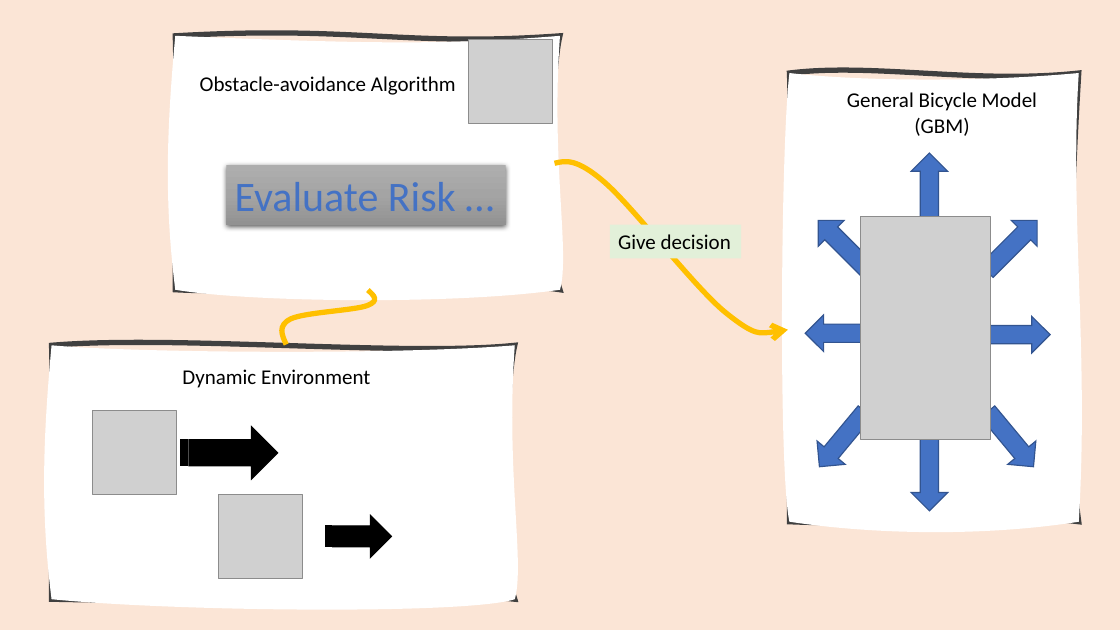
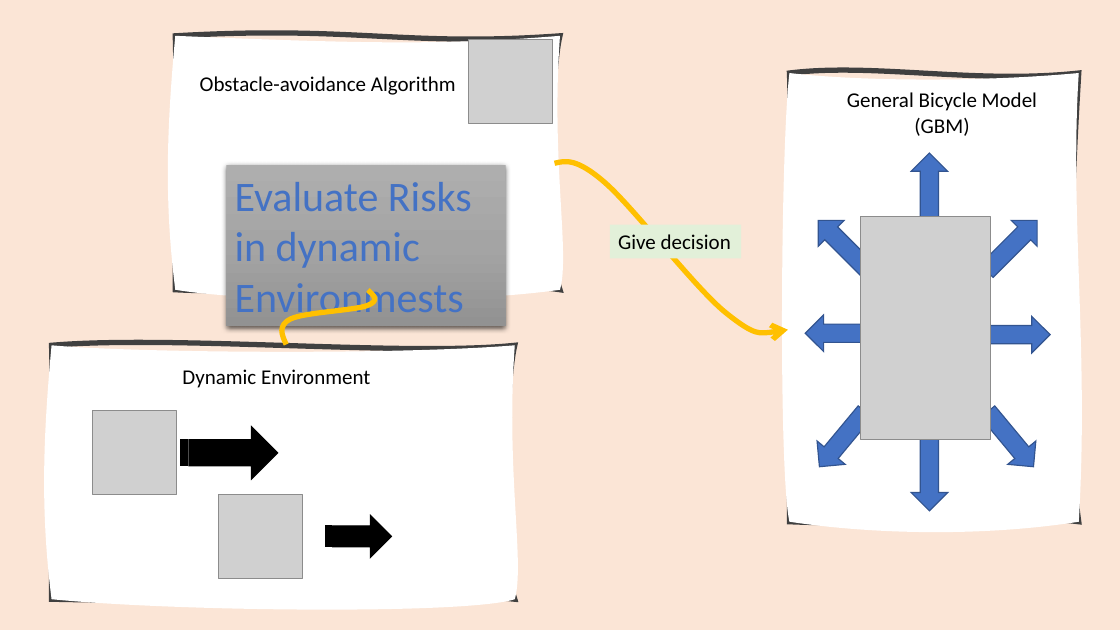
Before and after one commit to Yi-An-Wang/institute_information, a slide deck: slide 1 of 英文報告/3MT1pagePPT_revision.pptx. Drawn at 1120x630 pixels with LibreOffice and Linux fonts; fonts in the diff are those of the drawing; grey boxes stand for pictures. Boxes give left, top, right and bottom in pixels: in the first picture for what was removed or moved away, otherwise in the second. Text is boxed around its words. In the diff, an @@ line names an element or a change of style, - is before the commit and + after.

```diff
--- a/英文報告/3MT1pagePPT_revision.pptx
+++ b/英文報告/3MT1pagePPT_revision.pptx
@@ rectangle "Evaluate Risks in dynamic Environmests": place and size @@
-rectangle "Evaluate Risks in dynamic Environmests" at (226, 166, 505, 225)
+rectangle "Evaluate Risks in dynamic Environmests" at (226, 166, 505, 327)
@@ text in rectangle at (235, 182, 472, 322): text changed @@
-Evaluate Risk …
+Evaluate Risks in dynamic Environmests
```
Also in this commit, not shown: 5 other files.
